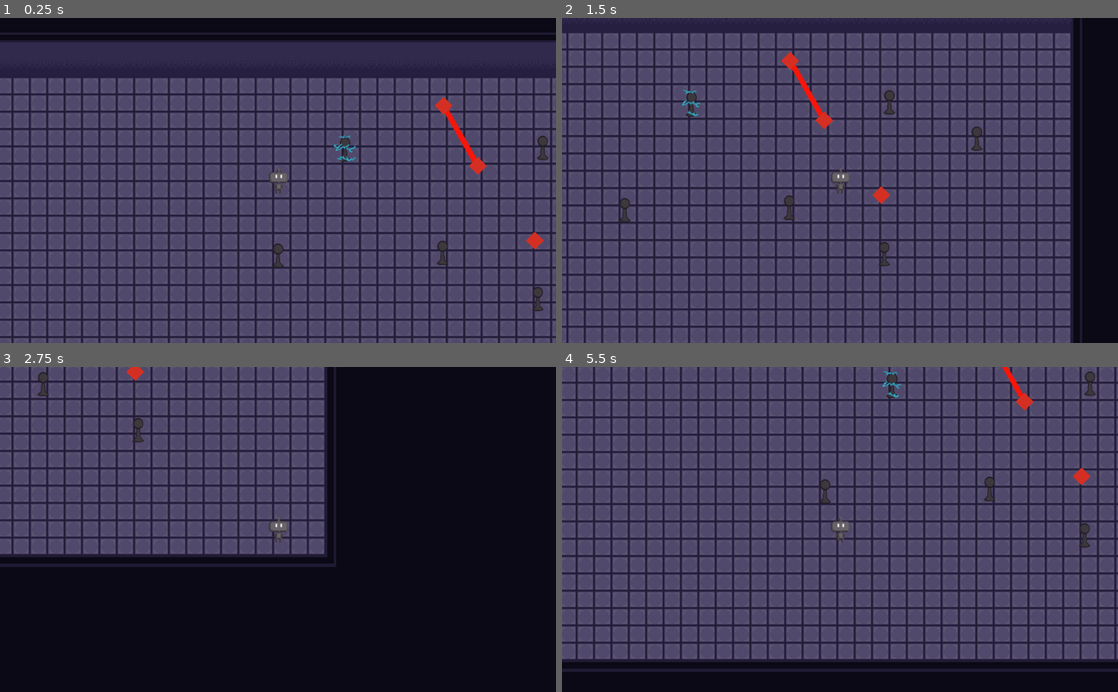
Above: before the commit, frames 1-4 (two rows, left to right).
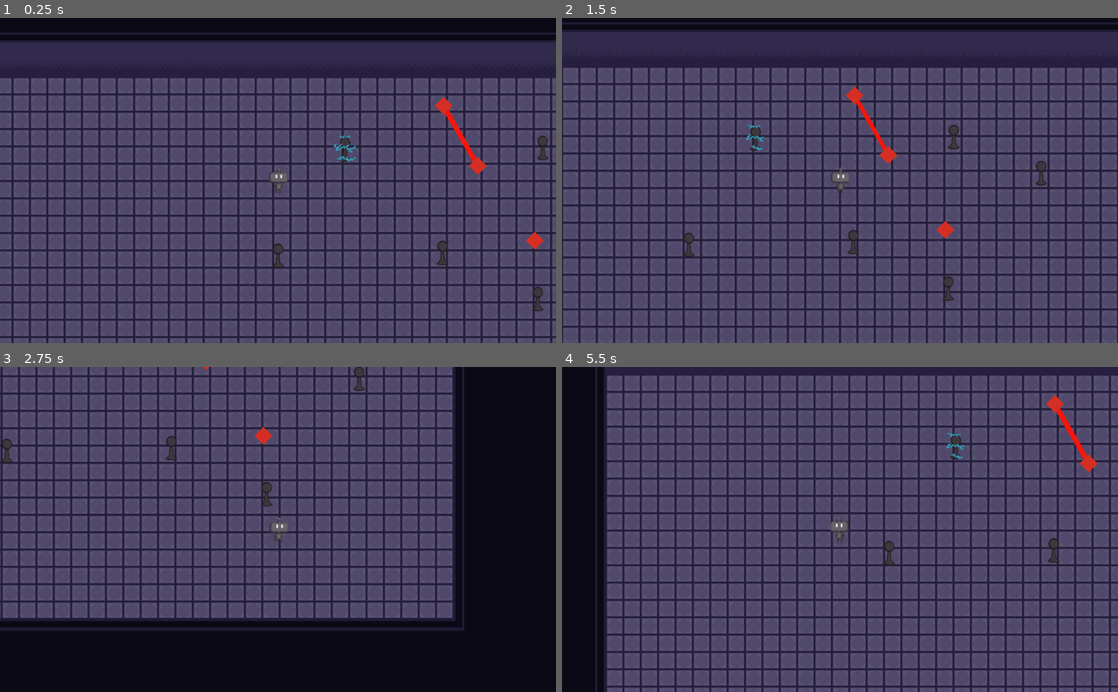
Above: after the commit, the same moments.

Repository: agusmao/connection
Game: Godot game, scene res://Levels/Level1.tscn
Two runs of this game, one before a commit and one after it. Both use one fixed random seed, a clock stepped at 60 frames per second and the inputs below.
Inputs:
- Up to frame 1 (0.25 s): no input
- Up to frame 2 (1.5 s): tap Enter at 0.5 s; hold Right (ui_right) 0.53-1.28 s; hold Down (ui_down) from 1.28 s (still down)
- Up to frame 3 (2.75 s): release Down (ui_down) at 2.03 s; hold Right (ui_right) from 2.03 s (still down)
- Up to frame 4 (5.5 s): release Right (ui_right) at 2.78 s; hold Up (ui_up) 2.78-3.53 s; hold Left (ui_left) 3.53-5.03 s; hold Down (ui_down) from 5.03 s (still down)

The runs differ from the first frame. In frame 1, less than 0.1% of the frame differs, in the area x 80-86%, y 28-45%; in frame 2, 34%; in frame 3, 43%; in frame 4, 48%, in the area x 0-100%, y 0-100%.

Commit message:
Player animation

Diff:
--- a/Levels/LevelTemplate.gd
+++ b/Levels/LevelTemplate.gd
@@ -5,7 +5,7 @@
 const ConnectionTypes = preload("res://Globals/ConnectionTypes.gd").ConnectionTypes
 const CONECTION_COLOR = "1f62ff"
 const CONECTION_BLOCKER_COLOR = "fa160a"
-const MAX_DISTANCE = 600
+const MAX_DISTANCE = 300
 const WIRE_WIDTH = 4
 
 var connected_nodes = []
@@ -153,13 +153,15 @@
 
 func drawConnection(pos1, pos2):
 	var distance = pos1.distance_to(pos2)
-	var lineWidth = clamp((MAX_DISTANCE/(distance * 2) ) * WIRE_WIDTH, 0.2, WIRE_WIDTH * 4)
+	var currentWidth = WIRE_WIDTH + WIRE_WIDTH * abs( cos( OS.get_ticks_msec() / 100 ) )
+	var lineWidth = clamp((MAX_DISTANCE/(distance * 2) ) * currentWidth, 0.2, WIRE_WIDTH * 4)
 	draw_line(pos1, pos2, CONECTION_COLOR, lineWidth)
 
 func drawBlockerConnection(pos1, pos2):
 	var distance = pos1.distance_to(pos2)
 	if distance > 0:
-		var lineWidth = clamp((MAX_DISTANCE/(distance * 2) ) * WIRE_WIDTH, 0.2, WIRE_WIDTH * 4)
+		var currentWidth = WIRE_WIDTH + WIRE_WIDTH * abs( cos( OS.get_ticks_msec() / 100 ) )
+		var lineWidth = clamp((MAX_DISTANCE/(distance * 2) ) * currentWidth, 0.2, WIRE_WIDTH * 4)
 		draw_line(pos1, pos2, CONECTION_BLOCKER_COLOR, lineWidth)
 
 func _on_NextLevelButton_pressed() -> void:
--- a/Player/Player.gd
+++ b/Player/Player.gd
@@ -1,11 +1,12 @@
 extends KinematicBody2D
 
-const SPEED = 100
+const SPEED = 15
 const INERTIA = 0.16
 const MAX_SPEED = 500
 
 var motion = Vector2()
 var isMovementAllowed = true
+var isFacingRight = true
 
 func _physics_process(delta):
 	if isMovementAllowed == false:
@@ -25,4 +26,19 @@
 	else:
 		motion.y = lerp(motion.y, 0, INERTIA)
 
+	if abs(motion.x) - 5.0 > 0 || abs(motion.y) - 5.0 > 0:
+		playAnimation("moving")
+		if motion.x > 0:
+			isFacingRight = true
+		elif motion.x < 0:
+			isFacingRight = false
+	else:
+		playAnimation("idle")
+
+	$AnimatedSprite.flip_h = !isFacingRight
+
 	move_and_slide(motion)
+
+func playAnimation(name):
+	if $AnimatedSprite.animation != name:
+		$AnimatedSprite.play(name)
--- a/Player/Player.tscn
+++ b/Player/Player.tscn
@@ -1,6 +1,5 @@
-[gd_scene load_steps=11 format=2]
+[gd_scene load_steps=13 format=2]
 
-[ext_resource path="res://assets/images/Atom.png" type="Texture" id=1]
 [ext_resource path="res://Player/Player.gd" type="Script" id=2]
 [ext_resource path="res://assets/images/Robot.png" type="Texture" id=3]
 
@@ -8,41 +7,56 @@
 radius = 17.0948
 height = 10.3051
 
+[sub_resource type="AtlasTexture" id=9]
+flags = 4
+atlas = ExtResource( 3 )
+region = Rect2( 0, 0, 32, 32 )
+
+[sub_resource type="AtlasTexture" id=10]
+flags = 4
+atlas = ExtResource( 3 )
+region = Rect2( 32, 0, 32, 32 )
+
 [sub_resource type="AtlasTexture" id=2]
 flags = 4
 atlas = ExtResource( 3 )
 region = Rect2( 0, 0, 32, 32 )
 
-[sub_resource type="AtlasTexture" id=3]
+[sub_resource type="AtlasTexture" id=11]
 flags = 4
-atlas = ExtResource( 1 )
+atlas = ExtResource( 3 )
+region = Rect2( 0, 32, 32, 32 )
+
+[sub_resource type="AtlasTexture" id=12]
+flags = 4
+atlas = ExtResource( 3 )
+region = Rect2( 32, 32, 32, 32 )
+
+[sub_resource type="AtlasTexture" id=13]
+flags = 4
+atlas = ExtResource( 3 )
 region = Rect2( 0, 0, 32, 32 )
 
-[sub_resource type="AtlasTexture" id=4]
+[sub_resource type="AtlasTexture" id=14]
 flags = 4
-atlas = ExtResource( 1 )
-region = Rect2( 32, 0, 32, 32 )
+atlas = ExtResource( 3 )
+region = Rect2( 0, 64, 32, 32 )
 
-[sub_resource type="AtlasTexture" id=5]
+[sub_resource type="AtlasTexture" id=15]
 flags = 4
-atlas = ExtResource( 1 )
-region = Rect2( 0, 32, 32, 32 )
-
-[sub_resource type="AtlasTexture" id=6]
-flags = 4
-atlas = ExtResource( 1 )
-region = Rect2( 32, 32, 32, 32 )
+atlas = ExtResource( 3 )
+region = Rect2( 32, 64, 32, 32 )
 
 [sub_resource type="SpriteFrames" id=7]
 animations = [ {
-"frames": [ SubResource( 2 ) ],
+"frames": [ SubResource( 9 ), SubResource( 10 ) ],
+"loop": true,
+"name": "idle",
+"speed": 5.0
+}, {
+"frames": [ SubResource( 2 ), SubResource( 11 ), SubResource( 12 ), SubResource( 11 ), SubResource( 13 ), SubResource( 14 ), SubResource( 15 ), SubResource( 14 ) ],
 "loop": true,
 "name": "moving",
-"speed": 5.0
-}, {
-"frames": [ SubResource( 3 ), SubResource( 4 ), SubResource( 5 ), SubResource( 6 ) ],
-"loop": true,
-"name": "moving2",
 "speed": 5.0
 } ]
 
@@ -59,5 +73,6 @@
 [node name="AnimatedSprite" type="AnimatedSprite" parent="."]
 scale = Vector2( 1.5, 1.5 )
 frames = SubResource( 7 )
-animation = "moving"
+animation = "idle"
+frame = 1
 playing = true
Binary file changed: assets/images/Robot.png
